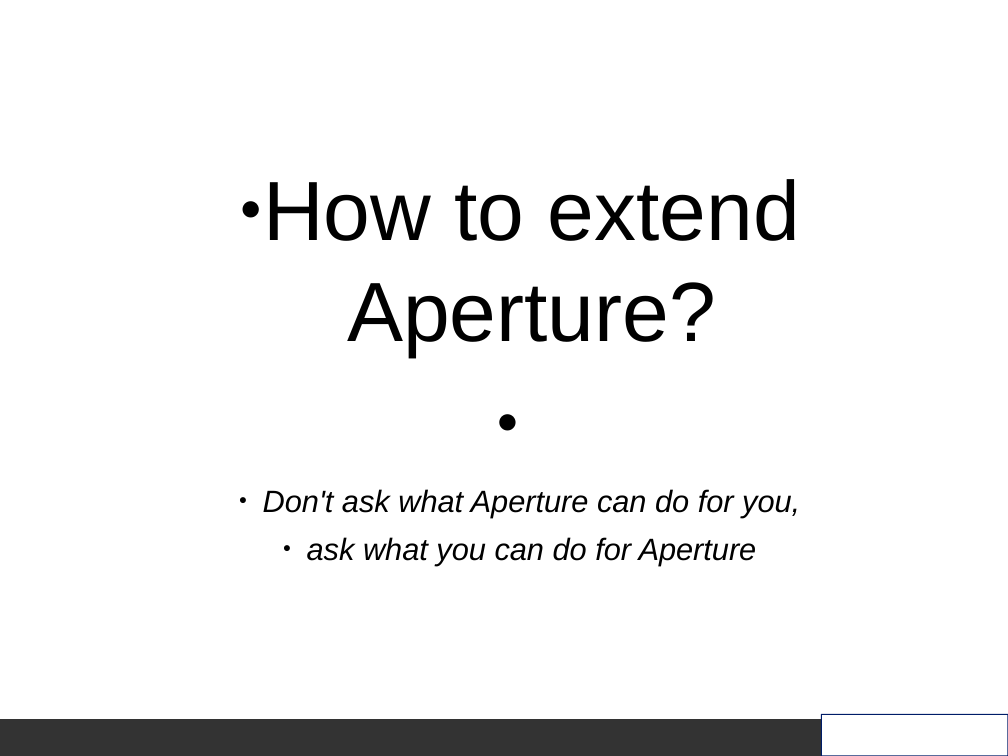
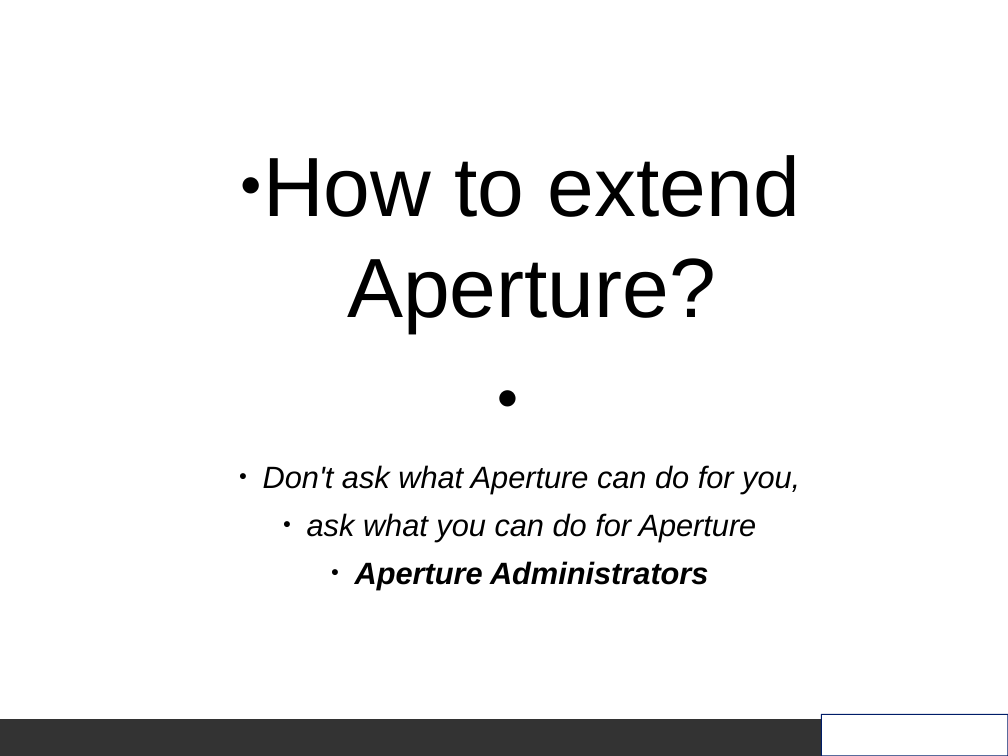
Before and after one commit to aurora/aperture, a slide deck: slide 15 of aperture/doc/Aperture_slides.odp. Drawn at 1008x756 pixels with LibreOffice and Linux fonts; fonts in the diff are those of the drawing; background and template pictures are left out. Boxes give left, top, right and bottom in pixels: in the first picture for what was removed or moved away, otherwise in the second. Text is boxed around its words. In the diff, an @@ line names an element or a change of style, - is before the commit and + after.

Commit message:
small fixes in the Aperture_slides presentation

```diff
--- a/aperture/doc/Aperture_slides.odp
+++ b/aperture/doc/Aperture_slides.odp
@@ text at (x1=263, y1=155, x2=800, y2=542): indent changed @@
@@ text at (x1=355, y1=561, x2=709, y2=590): paragraph added @@
+  ● Aperture Administrators
```
Also in this commit, not shown: 4 other slides changed.
